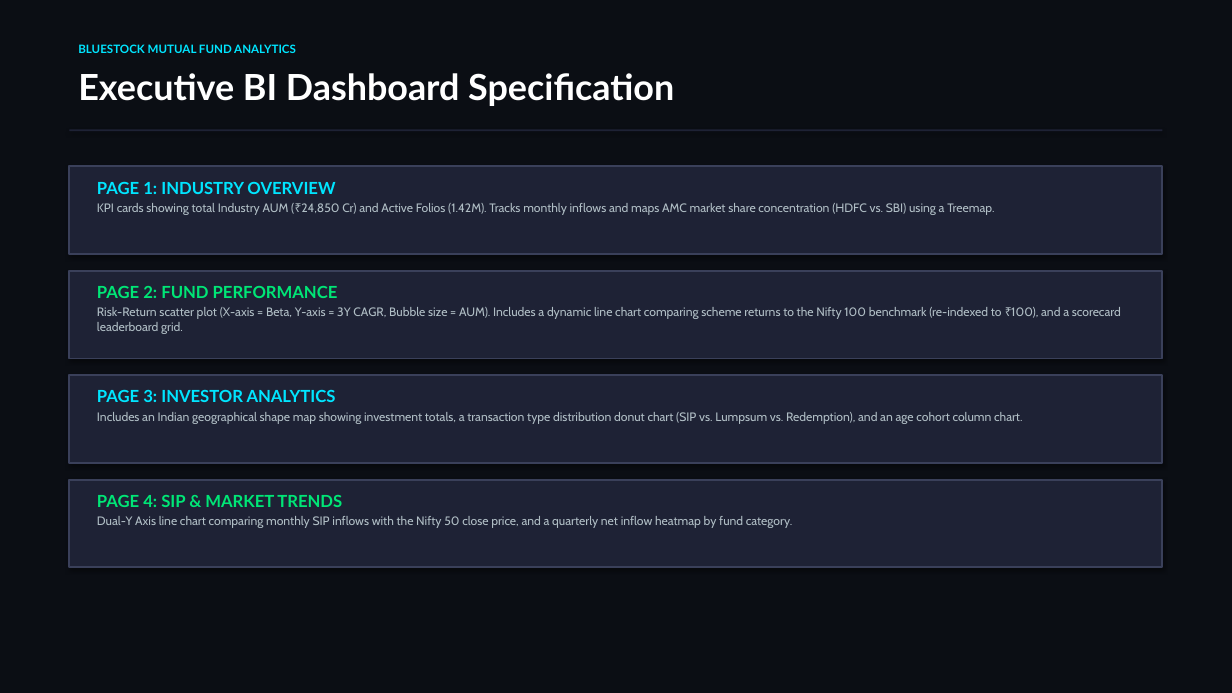
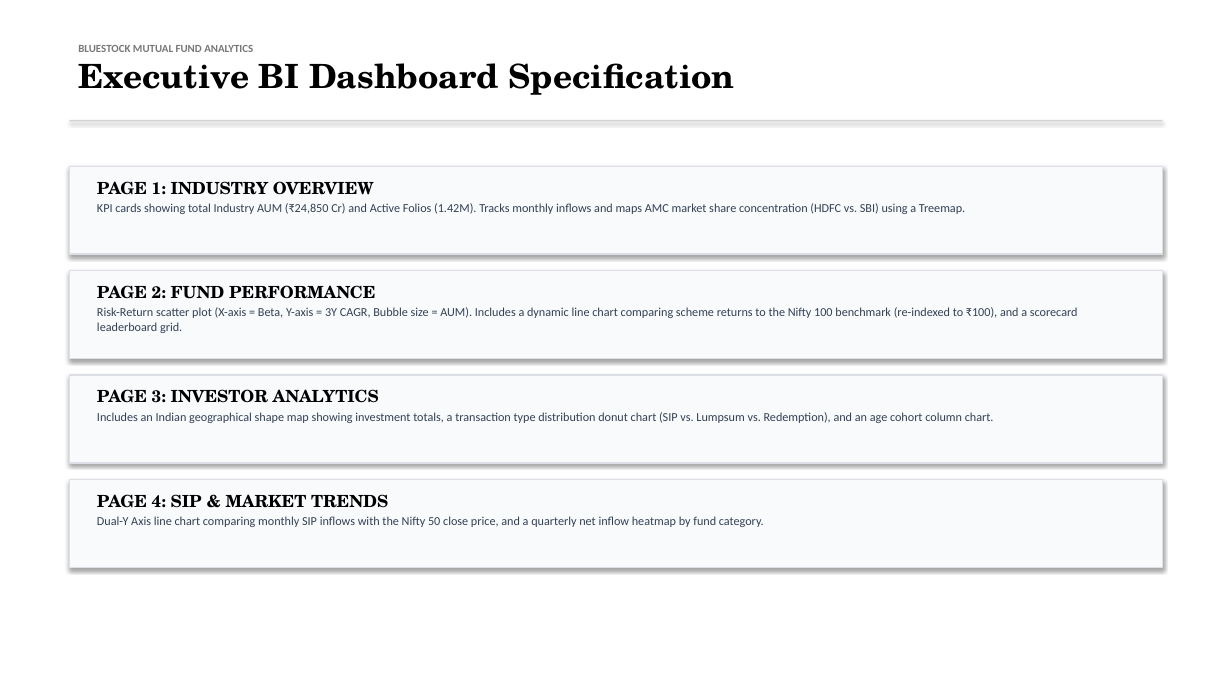
Before and after one commit to DHILEEPB/bluestock_mf_capstone, a slide deck: slide 11 of reports/Presentation.pptx. Drawn at 1232x693 pixels with LibreOffice and Linux fonts; fonts in the diff are those of the drawing. Boxes give left, top, right and bottom in pixels: in the first picture for what was removed or moved away, otherwise in the second. Text is boxed around its words. In the diff, an @@ line names an element or a change of style, - is before the commit and + after.

Commit message:
docs: restyle Presentation.pptx to match Urban Monochrome template style

```diff
--- a/reports/Presentation.pptx
+++ b/reports/Presentation.pptx
@@ background #0B0E14 to #FFFFFF @@
@@ text "BLUESTOCK MUTUAL FUND ANALYTICS" at bbox=[78, 45, 253, 52]: size 9 to 8.5 pt, font Lato to Calibri, text colour #00E5FF to #787878 @@
@@ text "Executive BI Dashboard Specification": place and size @@
-text "Executive BI Dashboard Specification" at bbox=[78, 73, 674, 106]
+text "Executive BI Dashboard Specification" at bbox=[78, 63, 734, 95]
@@ text "Executive BI Dashboard Specification" at bbox=[78, 63, 734, 95]: size 28 to 26 pt, font Lato to TeX Gyre Schola, text colour #FFFFFF to #000000 @@
@@ rectangle: place and size @@
-rectangle at bbox=[69, 129, 1163, 131]
+rectangle at bbox=[69, 120, 1163, 121]
@@ rectangle at bbox=[69, 120, 1163, 121]: fill #1E2235 to #D2D2D2 @@
@@ text "PAGE 1: INDUSTRY OVERVIEW" at bbox=[97, 181, 965, 214]: font Lato to TeX Gyre Schola, text colour #00E5FF to #000000 in "PAGE 1: INDUSTRY OVERVIEW"; font Cabin to Calibri, text colour #B0BEC5 to #334155 in "KPI cards showing total Industry AUM (₹24,850 ..." @@
@@ text "PAGE 2: FUND PERFORMANCE" at bbox=[97, 285, 1078, 333]: font Lato to TeX Gyre Schola, text colour #00E676 to #000000 in "PAGE 2: FUND PERFORMANCE"; font Cabin to Calibri, text colour #B0BEC5 to #334155 in "Risk-Return scatter plot (X-axis = Beta, Y-axis ..." @@
@@ text "PAGE 3: INVESTOR ANALYTICS" at bbox=[97, 389, 994, 423]: font Lato to TeX Gyre Schola, text colour #00E5FF to #000000 in "PAGE 3: INVESTOR ANALYTICS"; font Cabin to Calibri, text colour #B0BEC5 to #334155 in "Includes an Indian geographical shape map showing ..." @@
@@ text "PAGE 4: SIP & MARKET ..." at bbox=[97, 494, 764, 527]: font Lato to TeX Gyre Schola, text colour #00E676 to #000000 in "PAGE 4: SIP & MARKET TRENDS"; font Cabin to Calibri, text colour #B0BEC5 to #334155 in "Dual-Y Axis line chart comparing monthly SIP ..." @@
@@ fill #1E2235 to #F8FAFC; outline #3A405A 1.5 pt to #DCE0E6 1 pt in 4 elements at bbox=[69, 166, 1163, 254], bbox=[69, 271, 1163, 359], bbox=[69, 375, 1163, 463], bbox=[69, 480, 1163, 567] @@
```
Also in this commit, not shown: 11 other slides changed, 3 other files.
